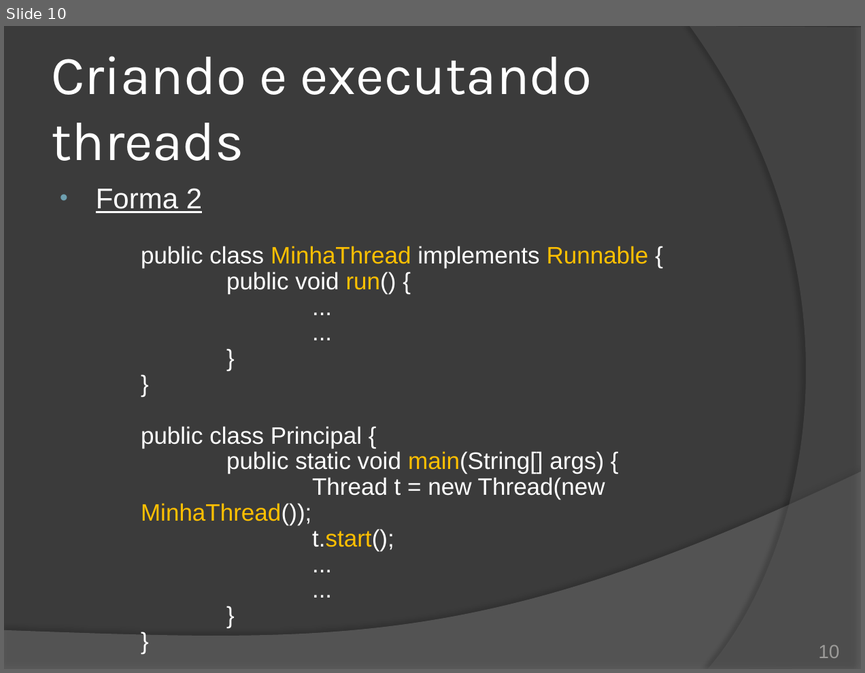
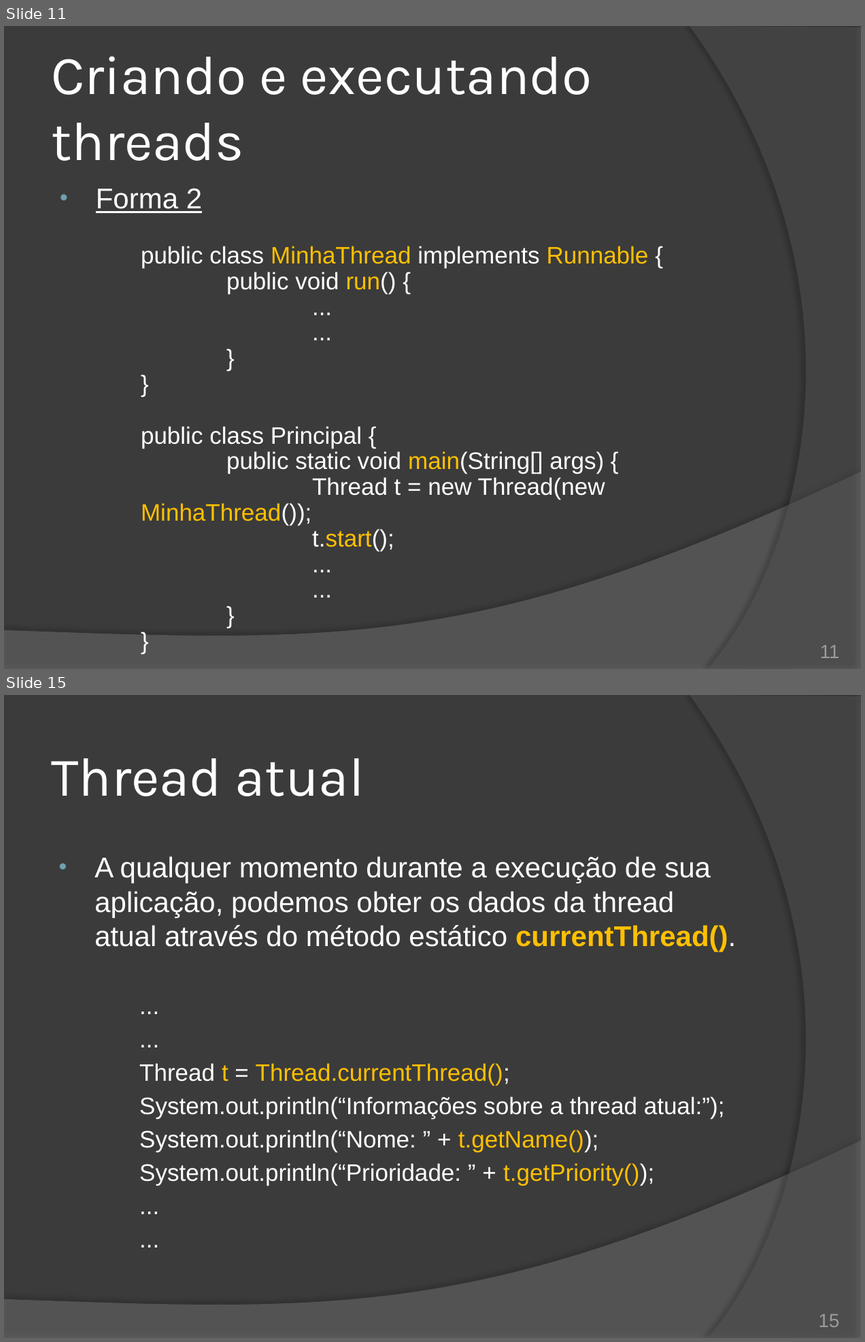
Before and after one commit to duchesqui/slzvieira-training, a slide deck: 2-Java-Programmer-Modulo-II/14.Capitulo08.pptx. Shown one above the other, each under a label of ours: slide 10 before the commit, slides 11 and 15 after it; the slides between them are not shown. The pictures are 865x673 and 865x1342 pixels, drawn with LibreOffice and Linux fonts; fonts in the diff are those of the drawing. Boxes give left, top, right and bottom in pixels: in the first picture for what was removed or moved away, otherwise in the second. Text is boxed around its words. In the diff, an @@ line names an element or a change of style, - is before the commit and + after.

Commit message:
Capítulo 8: Sincronização de métodos.

```diff
--- a/2-Java-Programmer-Modulo-II/14.Capitulo08.pptx
+++ b/2-Java-Programmer-Modulo-II/14.Capitulo08.pptx
@@ slide 15 added at (x1=4, y1=695, x2=861, y2=1338), background #3B3B3B; not listed: 2 template elements that a slide beside it also shows @@
@@ title added at (x1=51, y1=758, x2=364, y2=796), 46 pt, text #FFFFFF @@
+Thread atual
@@ text added at (x1=94, y1=856, x2=736, y2=1185), 20 pt, text #FFFFFF @@
+• A qualquer momento durante a execução de sua aplicação, podemos obter os dados da thread atual através do método estático currentThread().
+  ...
+  ...
+  Thread t = Thread.currentThread();
+  System.out.println(“Informações sobre a thread atual:”);
+  System.out.println(“Nome: ” + t.getName());
+  System.out.println(“Prioridade: ” + t.getPriority());
+  ...
+  ...
@@ page number added at (x1=818, y1=1314, x2=839, y2=1327), 16 pt, text #9D9B9A @@
+15
@@ what was slide 10 is now slide 11 @@
@@ page number at (x1=820, y1=645, x2=840, y2=658): text changed @@
-10
+11
```
Also in this commit, not shown: 11 slides changed, 11 other slides added, 7 slides removed, 1 other file.
